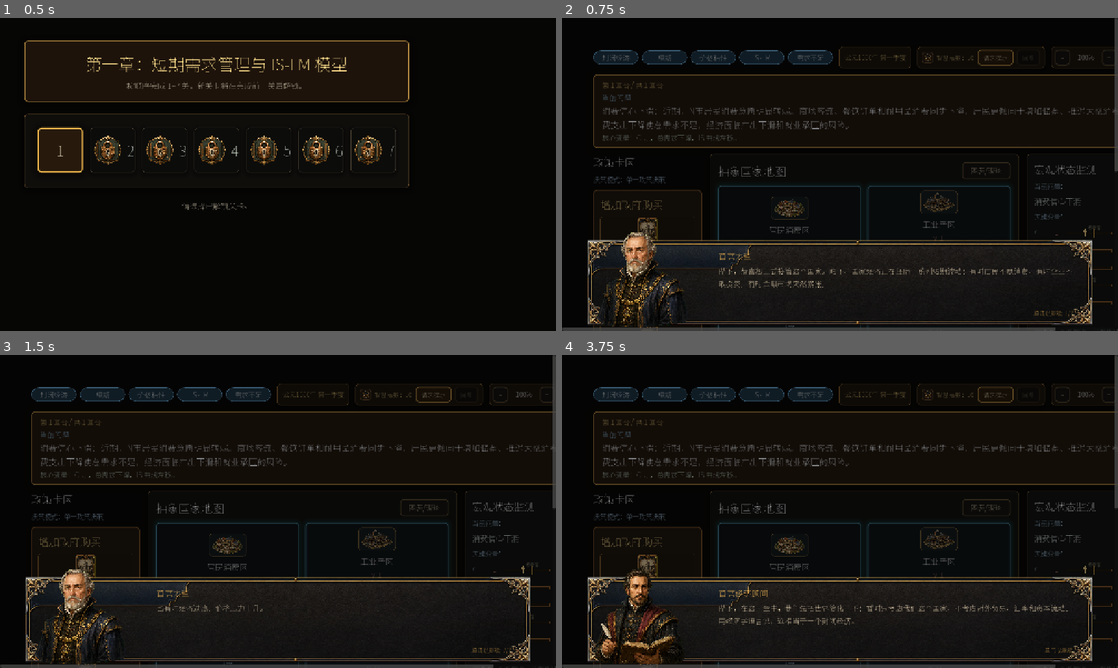
Above: before the commit, frames 1-4 (two rows, left to right).
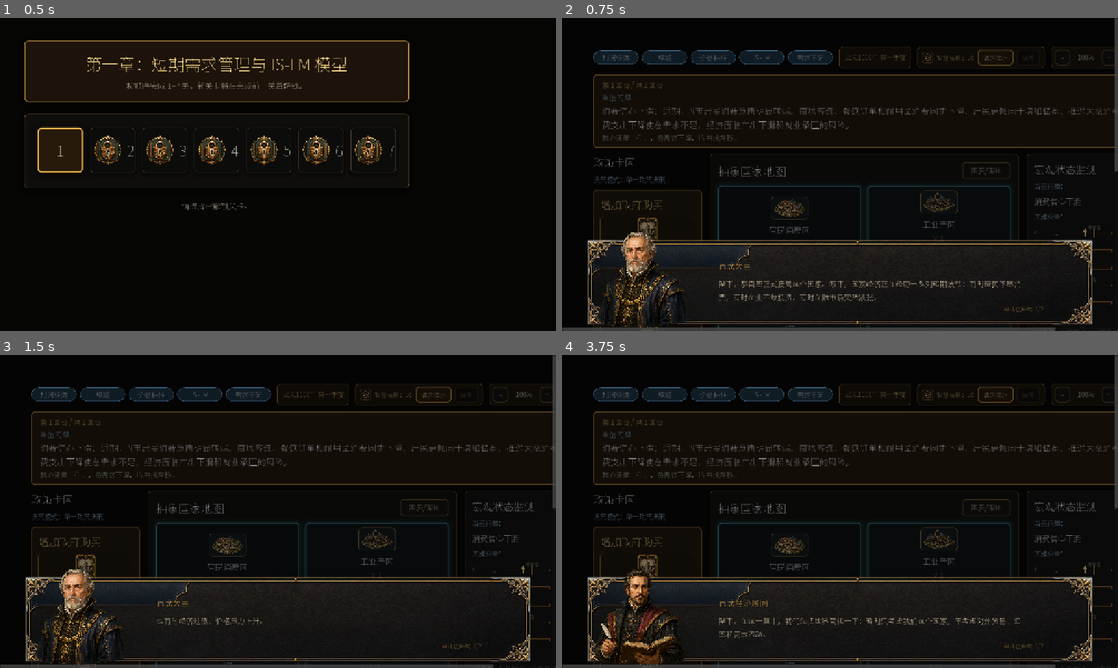
Above: after the commit, the same moments.

Repository: Austenzcy/macroecon
Game: Godot game, scene res://scenes/LevelSelect.tscn
Same seed, same stepped clock (60 frames per second), same inputs: the game is played once before the commit and once after it.
Inputs:
- Up to frame 1 (0.5 s): no input
- Up to frame 2 (0.75 s): click "1" at 0.5 s
- Up to frame 3 (1.5 s): click "请求提示" at 1.25 s
- Up to frame 4 (3.75 s): click "-" at 2 s; click "+" at 2.75 s; click "图表/理论" at 3.5 s

Frame 1 is identical in both runs. In frame 2, 1.4% of the frame differs, in the area x 28-92%, y 75-96%; in frame 3, 0.4%; in frame 4, 1.2%.

Commit message:
fix: recalibrate DialogueOverlay text layout

Diff:
--- a/scripts/ui/DialogueOverlay.gd
+++ b/scripts/ui/DialogueOverlay.gd
@@ -12,6 +12,7 @@
 var _dialogue_panel: Control
 var _bottom_layout: MarginContainer
 var _text_margin: MarginContainer
+var _continue_margin: MarginContainer
 var _dialogue_frame: NinePatchRect
 var _dialogue_fallback_panel: Panel
 var _speaker_label: Label
@@ -203,29 +204,41 @@
 	_dialogue_panel.add_child(_text_margin)
 
 	var text_box: VBoxContainer = VBoxContainer.new()
+	text_box.name = "DialogueTextSafeArea"
 	text_box.size_flags_horizontal = Control.SIZE_EXPAND_FILL
 	text_box.size_flags_vertical = Control.SIZE_EXPAND_FILL
-	text_box.add_theme_constant_override("separation", 7)
+	text_box.add_theme_constant_override("separation", 14)
 	_text_margin.add_child(text_box)
 
 	_speaker_label = Label.new()
+	_speaker_label.name = "SpeakerNameLabel"
 	_speaker_label.modulate = Color(1.0, 0.76, 0.34, 1.0)
 	text_box.add_child(_speaker_label)
 
 	_text_label = RichTextLabel.new()
+	_text_label.name = "DialogueBodyLabel"
 	_text_label.scroll_active = false
 	_text_label.autowrap_mode = TextServer.AUTOWRAP_WORD_SMART
 	_text_label.size_flags_horizontal = Control.SIZE_EXPAND_FILL
 	_text_label.size_flags_vertical = Control.SIZE_EXPAND_FILL
-	_text_label.modulate = Color(0.94, 0.86, 0.72, 1.0)
-	_text_label.add_theme_constant_override("line_separation", 4)
+	_text_label.modulate = Color(0.96, 0.88, 0.74, 1.0)
+	_text_label.add_theme_constant_override("line_separation", 6)
 	text_box.add_child(_text_label)
 
+	_continue_margin = MarginContainer.new()
+	_continue_margin.name = "ContinuePromptContainer"
+	_continue_margin.set_anchors_preset(Control.PRESET_FULL_RECT)
+	_dialogue_panel.add_child(_continue_margin)
+
 	_continue_label = Label.new()
+	_continue_label.name = "ContinuePromptLabel"
 	_continue_label.text = "单击以继续"
+	_continue_label.size_flags_horizontal = Control.SIZE_EXPAND_FILL
+	_continue_label.size_flags_vertical = Control.SIZE_EXPAND_FILL
 	_continue_label.horizontal_alignment = HORIZONTAL_ALIGNMENT_RIGHT
+	_continue_label.vertical_alignment = VERTICAL_ALIGNMENT_BOTTOM
 	_continue_label.modulate = Color(0.86, 0.64, 0.30, 0.96)
-	text_box.add_child(_continue_label)
+	_continue_margin.add_child(_continue_label)
 	_update_layout_metrics()
 
 
@@ -346,13 +359,18 @@
 	if _text_margin != null:
 		var reserved_left: int = int(roundf(clampf(portrait_width + 72.0, 248.0, 368.0)))
 		_text_margin.add_theme_constant_override("margin_left", reserved_left)
-		_text_margin.add_theme_constant_override("margin_top", int(roundf(clampf(viewport_size.y * 0.030, 22.0, 34.0))))
-		_text_margin.add_theme_constant_override("margin_right", int(roundf(clampf(viewport_size.x * 0.036, 34.0, 62.0))))
-		_text_margin.add_theme_constant_override("margin_bottom", int(roundf(clampf(viewport_size.y * 0.026, 18.0, 28.0))))
+		_text_margin.add_theme_constant_override("margin_top", int(roundf(clampf(viewport_size.y * 0.054, 44.0, 60.0))))
+		_text_margin.add_theme_constant_override("margin_right", int(roundf(clampf(viewport_size.x * 0.12, 150.0, 220.0))))
+		_text_margin.add_theme_constant_override("margin_bottom", int(roundf(clampf(viewport_size.y * 0.074, 56.0, 82.0))))
+	if _continue_margin != null:
+		_continue_margin.add_theme_constant_override("margin_left", int(roundf(clampf(viewport_size.x * 0.34, 320.0, 520.0))))
+		_continue_margin.add_theme_constant_override("margin_top", 0)
+		_continue_margin.add_theme_constant_override("margin_right", int(roundf(clampf(viewport_size.x * 0.090, 110.0, 170.0))))
+		_continue_margin.add_theme_constant_override("margin_bottom", int(roundf(clampf(viewport_size.y * 0.039, 28.0, 42.0))))
 	if _speaker_label != null:
 		_speaker_label.add_theme_font_size_override("font_size", int(roundf(clampf(viewport_size.y * 0.027, 19.0, 25.0))))
 	if _text_label != null:
-		_text_label.custom_minimum_size = Vector2(0.0, clampf(viewport_size.y * 0.128, 92.0, 142.0))
+		_text_label.custom_minimum_size = Vector2(0.0, clampf(viewport_size.y * 0.100, 72.0, 112.0))
 		_text_label.add_theme_font_size_override("normal_font_size", int(roundf(clampf(viewport_size.y * 0.023, 17.0, 21.0))))
 	if _continue_label != null:
 		_continue_label.add_theme_font_size_override("font_size", int(roundf(clampf(viewport_size.y * 0.017, 13.0, 16.0))))
@@ -379,9 +397,9 @@
 func _dialogue_page_char_limit() -> int:
 	var viewport_size: Vector2 = get_viewport_rect().size
 	if viewport_size.x <= 1.0:
-		return 70
-	var text_width: float = viewport_size.x - clampf(viewport_size.x * 0.31, 260.0, 410.0)
-	return clampi(int(roundf(text_width / 16.0)), 48, 78)
+		return 64
+	var text_width: float = viewport_size.x - clampf(viewport_size.x * 0.43, 410.0, 590.0)
+	return clampi(int(roundf(text_width / 16.5)), 44, 72)
 
 
 func _split_text_to_pages(text: String, max_chars: int) -> Array[String]:
Binary file changed: assets/fonts/NotoSansSC-Regular.ttf
Not shown, changed: progress.txt
Not shown, changed: docs/DialogueOverlay_Frame_Art_v2.md
